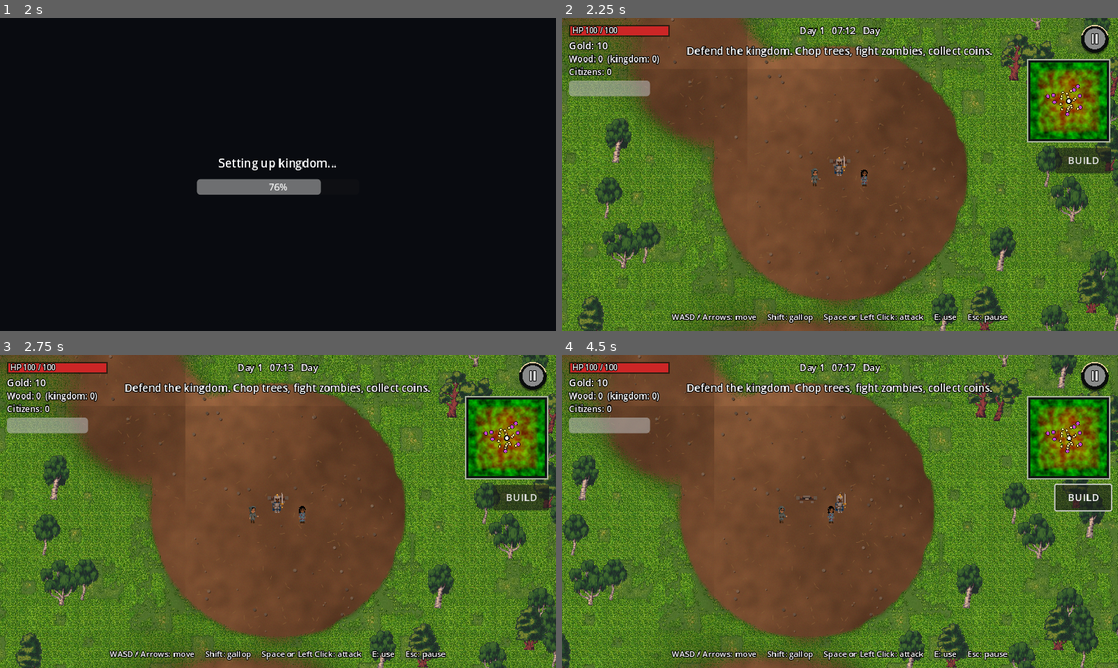
Above: before the commit, frames 1-4 (two rows, left to right).
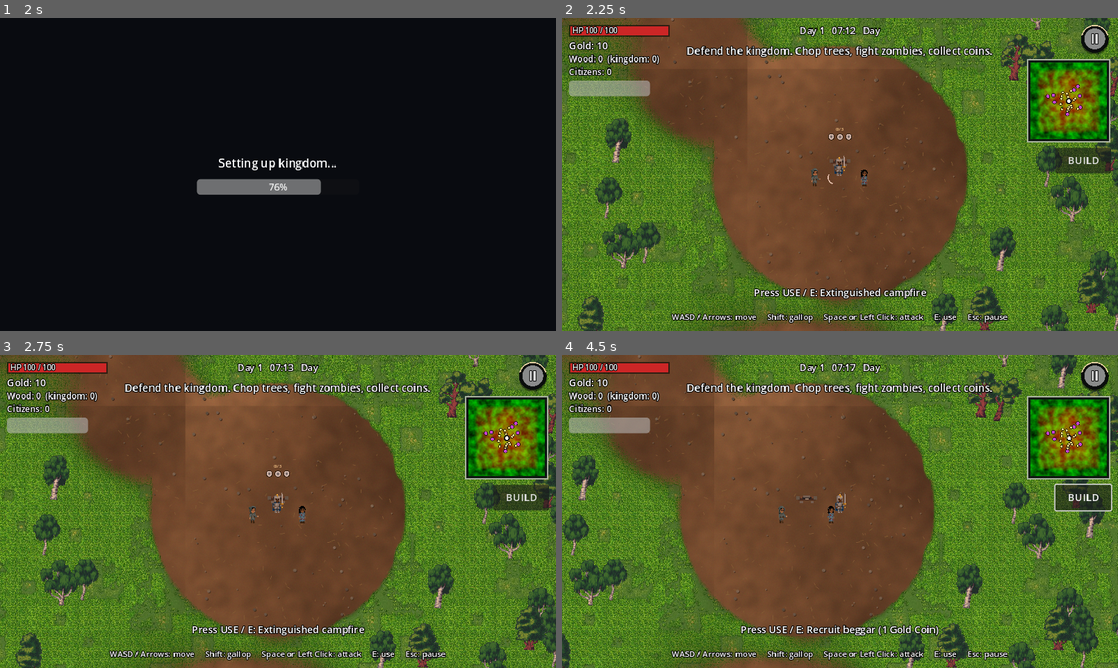
Above: after the commit, the same moments.

Repository: afie-boop/The-Fallen-Kingdom
Game: Godot game, scene res://scenes/main_menu.tscn
The game is run twice, just before and just after one commit, with the same random seed, the same clock (stepped at 60 frames per second) and the same inputs.
Inputs (mouse positions are in pixels of both pictures, inside the frame that each line leads up to):
- Up to frame 1 (2 s): click "New Game" at 0.5 s; tap Enter at 1.25 s; move the mouse to (400, 158) at 1.27 s; hold D from 1.28 s (still down); hold Shift from 1.28 s (still down); click (400, 158) at 1.42 s; tap Space at 1.52 s
- Up to frame 2 (2.25 s): release D at 2 s; release Shift at 2 s; drag from (728, 190) to (812, 237) at 2.02 s
- Up to frame 3 (2.75 s): no input
- Up to frame 4 (4.5 s): click "BUILD" at 2.75 s; tap Space at 3.5 s; move the mouse to (1067, 436) at 3.52 s; hold D 3.53-4.25 s; tap B at 3.6 s; click (1067, 436) at 3.67 s; drag from (812, 574) to (673, 464) at 4.27 s

Frame 1 is identical in both runs. In frame 2, 0.7% of the frame differs, in the area x 34-66%, y 35-90%; in frame 3, 0.7%; in frame 4, 0.7%.
Error before the commit: Invalid access to property or key 'horse_stamina' on a base object of type 'CharacterBody2D (Player)'. (res://scripts/game.gd:383)

Commit message:
Remove horse stamina HUD updates

Diff:
--- a/extracted/The-Fallen-Kingdom/scripts/game.gd
+++ b/extracted/The-Fallen-Kingdom/scripts/game.gd
@@ -380,7 +380,6 @@
         return
     player.touch_move = hud.joystick.value
     player.sprint_requested = Input.is_physical_key_pressed(KEY_SHIFT) or hud.run_button.held
-    hud.set_horse_stamina(player.horse_stamina, player.horse_max_stamina)
     if hud.attack_button.held or Input.is_physical_key_pressed(KEY_SPACE):
         player.try_attack()
     elif not hud.touch_ui and Input.is_mouse_button_pressed(MOUSE_BUTTON_LEFT) and not get_tree().paused:
